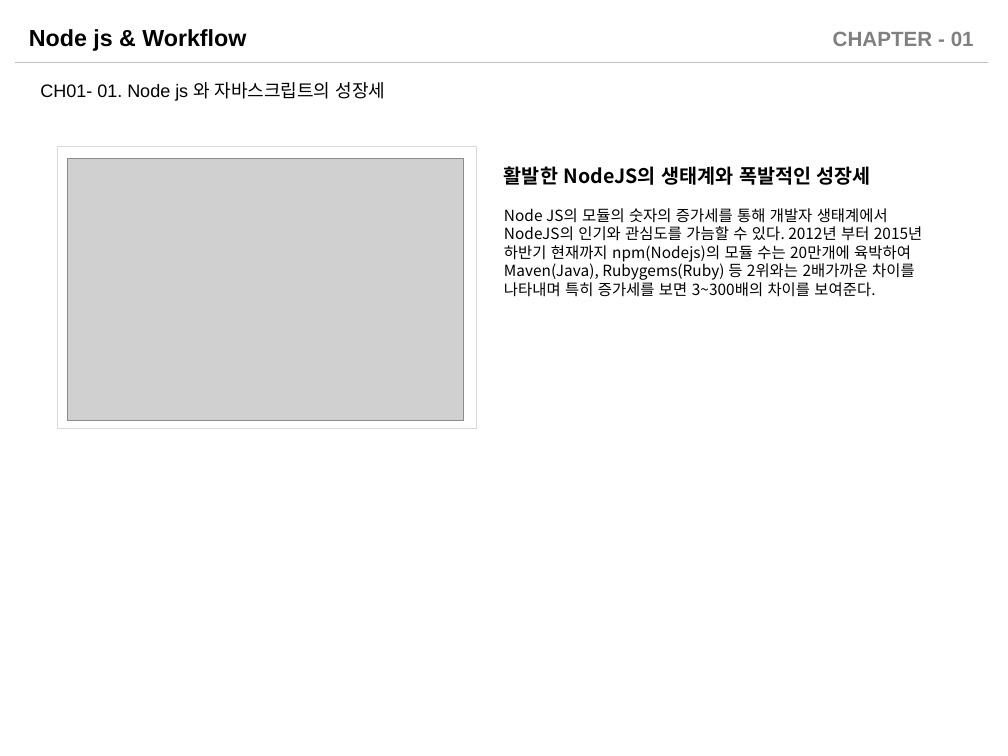
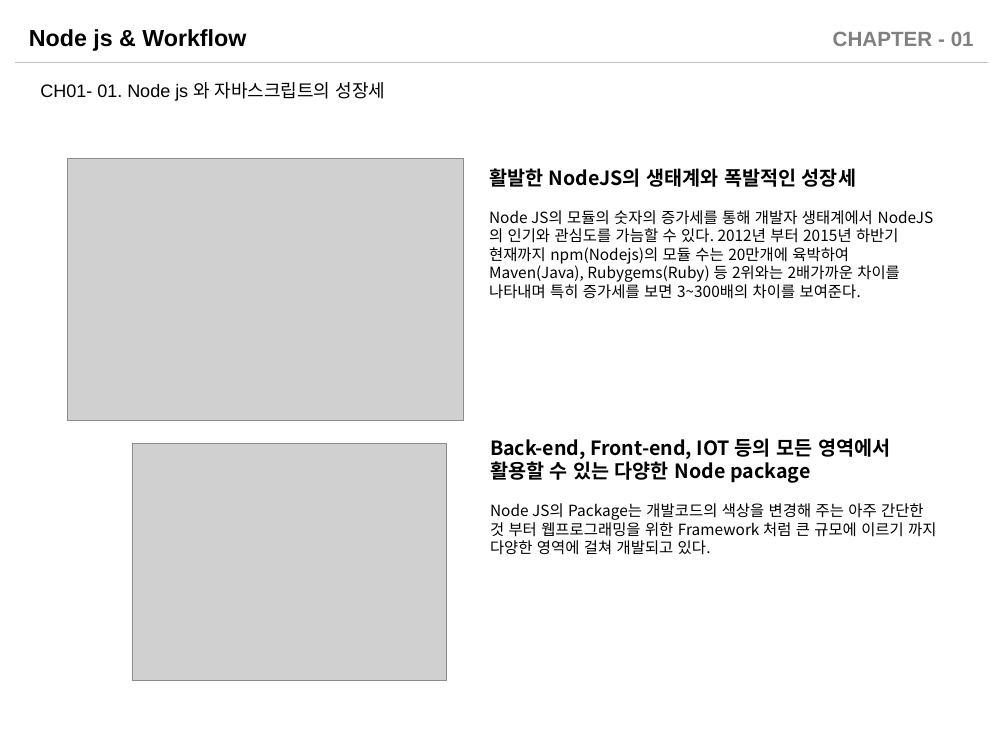
Before and after one commit to sabin21/NodeJS_Workflow_Study, a slide deck: slide 4 of CH01_Nodejs_Intro.pptx. Drawn at 1008x756 pixels with LibreOffice and Linux fonts; fonts in the diff are those of the drawing; grey boxes stand for pictures. Boxes give left, top, right and bottom in pixels: in the first picture for what was removed or moved away, otherwise in the second. Text is boxed around its words. In the diff, an @@ line names an element or a change of style, - is before the commit and + after.

```diff
--- a/CH01_Nodejs_Intro.pptx
+++ b/CH01_Nodejs_Intro.pptx
@@ rectangle removed at (56, 146, 476, 428) @@
@@ text "활발한 NodeJS의 생태계와 폭발적인 성장세 ..." rewrapped from (504, 166, 922, 297) to (489, 168, 900, 299) @@
@@ picture added at (133, 444, 448, 680) @@
@@ text added at (490, 438, 936, 555), 11 pt, text #000000 @@
+Back-end, Front-end, IOT 등의 모든 영역에서 활용할 수 있는 다양한 Node package
+Node JS의 Package는 개발코드의 색상을 변경해 주는 아주 간단한 것 부터 웹프로그래밍을 위한 Framework 처럼 큰 규모에 이르기 까지 다양한 영역에 걸쳐 개발되고 있다.
```
Also in this commit, not shown: 14 other slides changed, 8 slides added, 3 other files.
